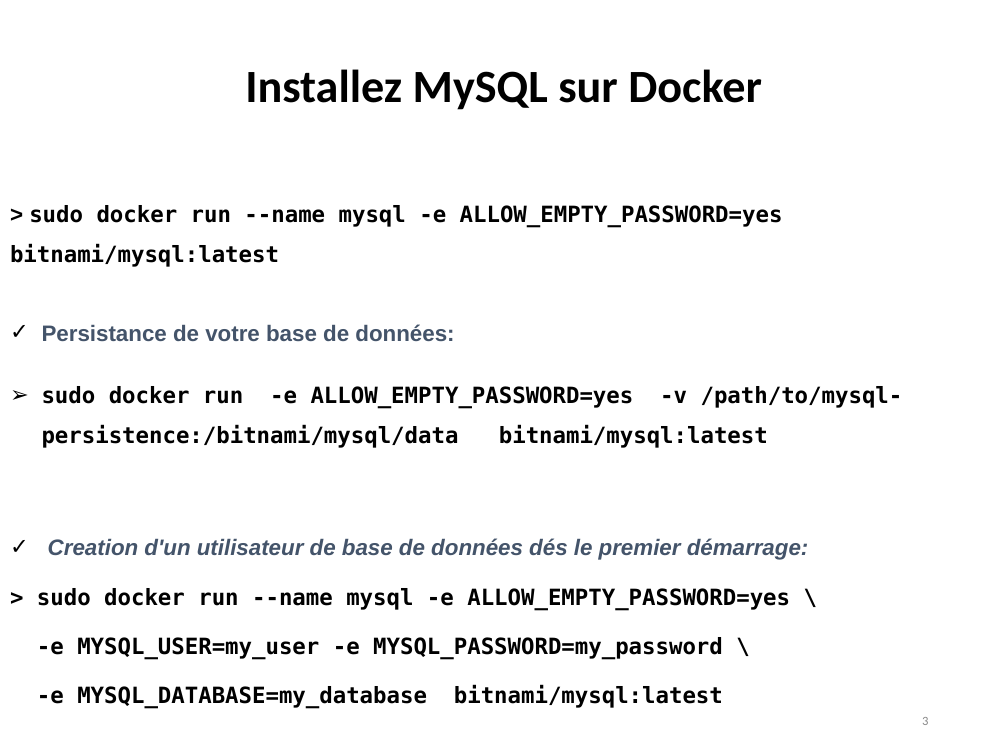
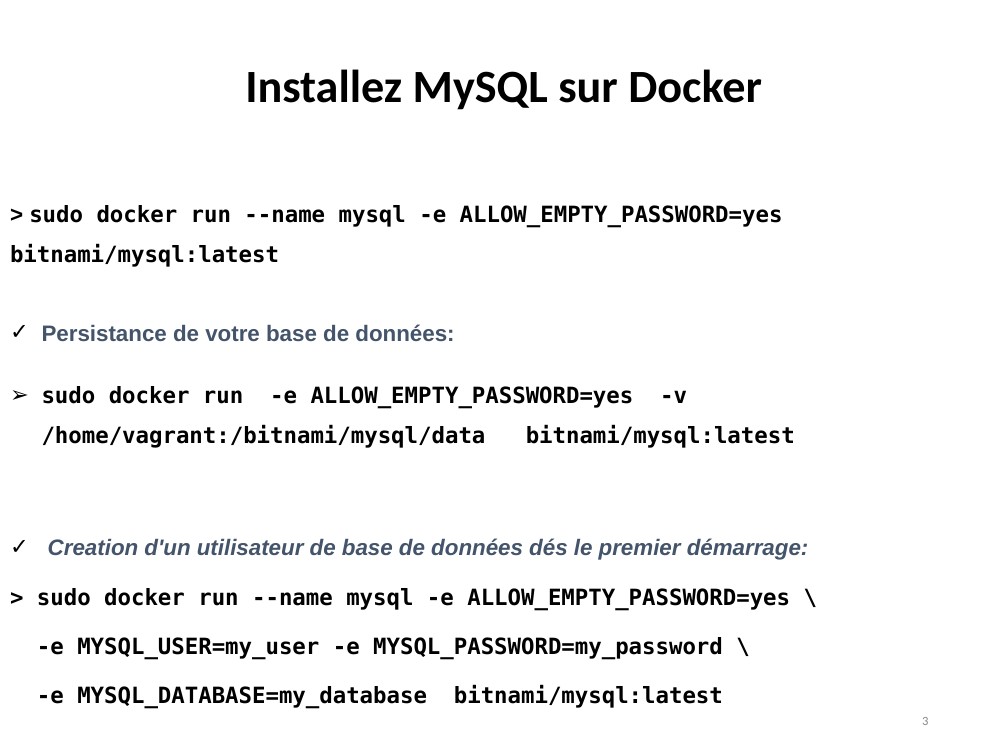
Before and after one commit to hosniah/mysql-labs, a slide deck: slide 3 of Administration MYSQL.pptx. Drawn at 1008x756 pixels with LibreOffice and Linux fonts; fonts in the diff are those of the drawing. Boxes give left, top, right and bottom in pixels: in the first picture for what was removed or moved away, otherwise in the second. Text is boxed around its words. In the diff, an @@ line names an element or a change of style, - is before the commit and + after.

```diff
--- a/Administration MYSQL.pptx
+++ b/Administration MYSQL.pptx
@@ text at bbox=[42, 386, 795, 448]: text changed @@
-➢ sudo docker run -e ALLOW_EMPTY_PASSWORD=yes -v /path/to/mysql-persistence:/bitnami/mysql/data bitnami/mysql:latest
+➢ sudo docker run -e ALLOW_EMPTY_PASSWORD=yes -v /home/vagrant:/bitnami/mysql/data bitnami/mysql:latest
```
Also in this commit, not shown: 1 other slide changed, 24 slides added.
